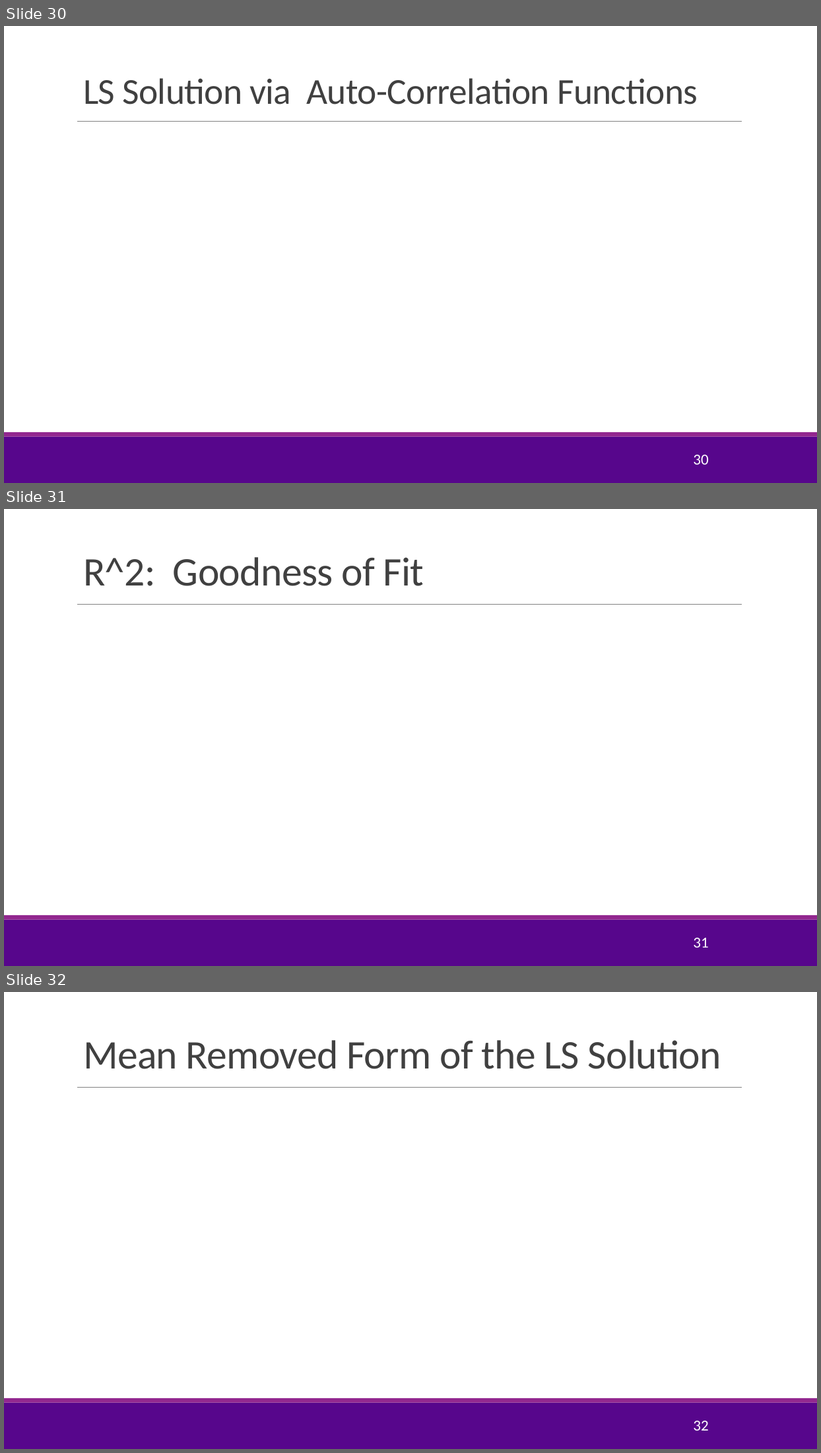
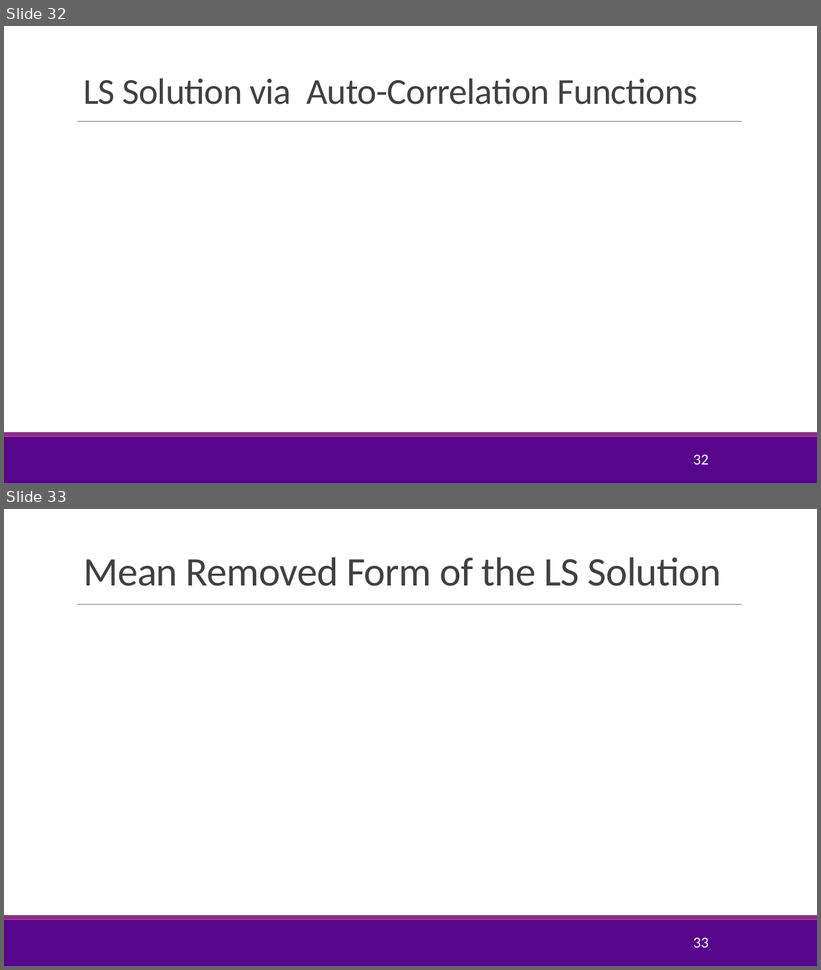
Before and after one commit to sdrangan/introml, a slide deck: lectures/Lect03_MultLinRegression.pptx. Shown one above the other, each under a label of ours: slides 30, 31 and 32 before the commit, slides 32 and 33 after it. The pictures are 821x1453 and 821x970 pixels, drawn with LibreOffice and Linux fonts; fonts in the diff are those of the drawing; grey boxes stand for pictures; background and template pictures are left out. Boxes give left, top, right and bottom in pixels: in the first picture for what was removed or moved away, otherwise in the second. Text is boxed around its words. In the diff, an @@ line names an element or a change of style, - is before the commit and + after.

```diff
--- a/lectures/Lect03_MultLinRegression.pptx
+++ b/lectures/Lect03_MultLinRegression.pptx
@@ slide 31 removed at box(4, 509, 817, 966), background #FFFFFF; not listed: 3 template elements that a slide beside it also shows @@
@@ title removed at box(83, 557, 424, 586) @@
-R^2: Goodness of Fit
@@ page number removed at box(693, 938, 708, 948) @@
-31
@@ what was slide 30 is now slide 32 @@
@@ page number at box(693, 455, 708, 465): text changed @@
-30
+32
@@ what was slide 32 is now slide 33 @@
@@ page number at box(693, 938, 708, 948): text changed @@
-32
+33
```
Also in this commit, not shown: 6 slides changed, 4 slides added, 1 other slide removed, 4 other files.
